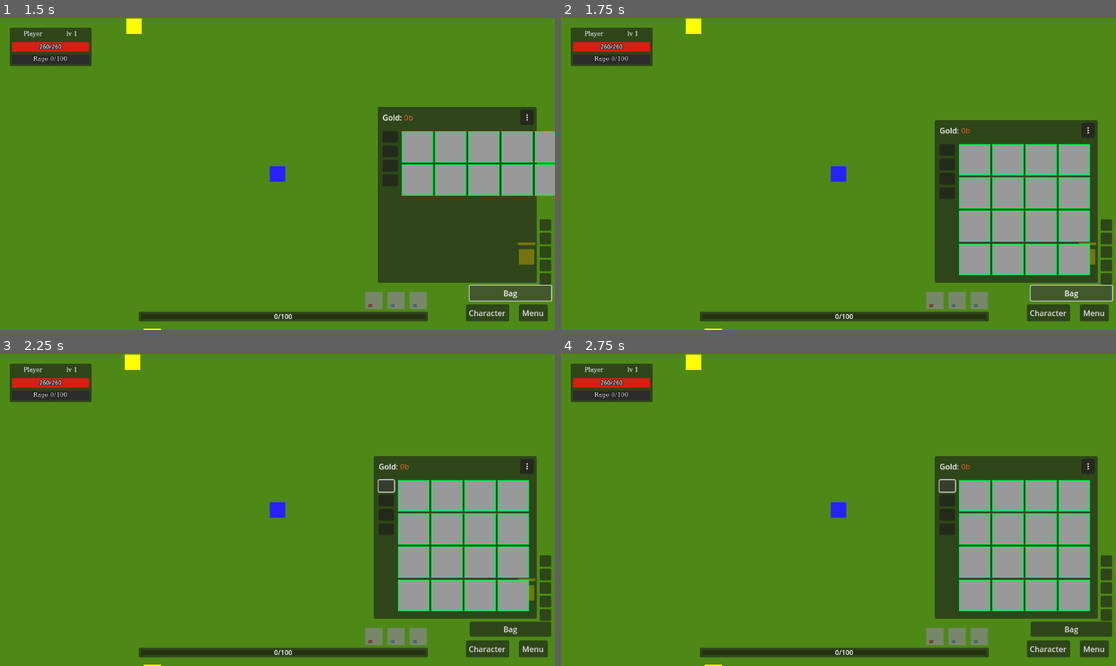
Above: before the commit, frames 1-4 (two rows, left to right).
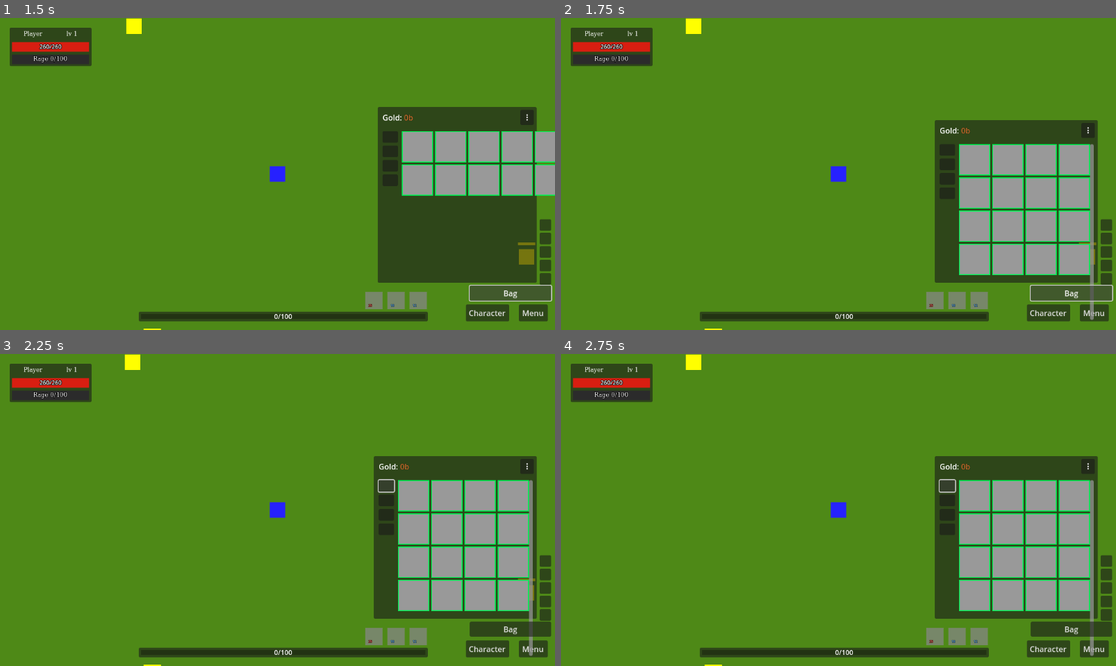
Above: after the commit, the same moments.

Repository: denisshkytko/mmo-mvp-godot
Game: Godot game, scene res://game/scenes/Main.tscn
Same seed, same stepped clock (60 frames per second), same inputs: the game is played once before the commit and once after it. This scene is started directly instead of the project's main scene. The engine's default icon, where the game draws it, is replaced by a stand-in: a white triangle on a blue panel in a dark square.
Inputs (mouse positions are in pixels of both pictures, inside the frame that each line leads up to):
- Up to frame 1 (1.5 s): drag from (416, 301) to (88, 326) at 0.52 s; click "Bag" at 1.25 s
- Up to frame 2 (1.75 s): no input
- Up to frame 3 (2.25 s): click (388, 485) at 2 s
- Up to frame 4 (2.75 s): no input

Frame 1 is identical in both runs. In frame 2, 0.4% of the frame differs, in the area x 95-96%, y 40-97%; in frame 3, 0.4%; in frame 4, 0.4%.

Commit message:
Limit grid settings to columns and add scroll

Diff:
--- a/ui/game/hud/InventoryHUD.tscn
+++ b/ui/game/hud/InventoryHUD.tscn
@@ -84,21 +84,29 @@
 custom_minimum_size = Vector2(24, 24)
 layout_mode = 2
 
-[node name="Grid" type="GridContainer" parent="Panel/Content"]
+[node name="GridScroll" type="ScrollContainer" parent="Panel/Content"]
 custom_minimum_size = Vector2(65, 65)
 layout_mode = 0
 offset_left = 0.0
 offset_top = 0.0
 offset_right = 65.0
 offset_bottom = 65.0
+horizontal_scroll_mode = 0
+vertical_scroll_mode = 2
+
+[node name="Grid" type="GridContainer" parent="Panel/Content/GridScroll"]
+custom_minimum_size = Vector2(65, 65)
+layout_mode = 2
+size_flags_horizontal = 3
+size_flags_vertical = 3
 columns = 4
 
-[node name="Slot0" type="Panel" parent="Panel/Content/Grid"]
+[node name="Slot0" type="Panel" parent="Panel/Content/GridScroll/Grid"]
 custom_minimum_size = Vector2(65, 65)
 layout_mode = 2
 theme_override_styles/panel = SubResource("StyleBoxFlat_wqexf")
 
-[node name="Text" type="Label" parent="Panel/Content/Grid/Slot0"]
+[node name="Text" type="Label" parent="Panel/Content/GridScroll/Grid/Slot0"]
 layout_mode = 1
 anchors_preset = 15
 anchor_right = 1.0
--- a/ui/game/hud/inventory_hud.gd
+++ b/ui/game/hud/inventory_hud.gd
@@ -3,7 +3,7 @@
 const TOOLTIP_BUILDER := preload("res://ui/game/hud/tooltip_text_builder.gd")
 @onready var panel: Control = $Panel
 @onready var gold_label: RichTextLabel = $Panel/GoldLabel
-@onready var grid: GridContainer = $Panel/Content/Grid
+@onready var grid: GridContainer = $Panel/Content/GridScroll/Grid
 
 @onready var bag_button: Button = $BagButton
 @onready var bag_slot1: Button = $Panel/Content/BagSlots/BagSlot1
@@ -748,15 +748,7 @@
 	if total <= 0:
 		return
 
-	var target_cols: int = _grid_columns
-	if _settings_mode.selected == 0:
-		# Columns
-		target_cols = max(1, n)
-	else:
-		# Rows -> columns derived
-		var rows: int = max(1, n)
-		target_cols = int(ceil(float(total) / float(rows)))
-	target_cols = clamp(target_cols, 1, 20)
+	var target_cols: int = clamp(max(1, n), 1, 20)
 
 	# Before applying, verify the resized panel will remain fully visible when anchored at
 	# the bottom-right point where you placed it in the scene.
@@ -1785,7 +1777,6 @@
 
 		_settings_mode = OptionButton.new()
 		_settings_mode.add_item("Columns", 0)
-		_settings_mode.add_item("Rows", 1)
 		_settings_panel.add_child(_settings_mode)
 		_settings_mode.position = Vector2(8, 8)
 		_settings_mode.size = Vector2(90, 26)
